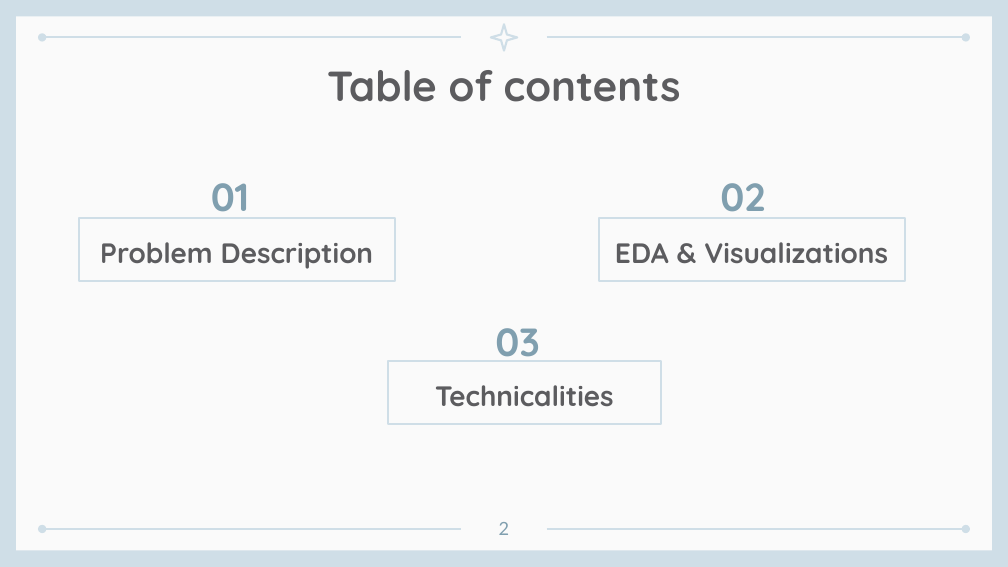
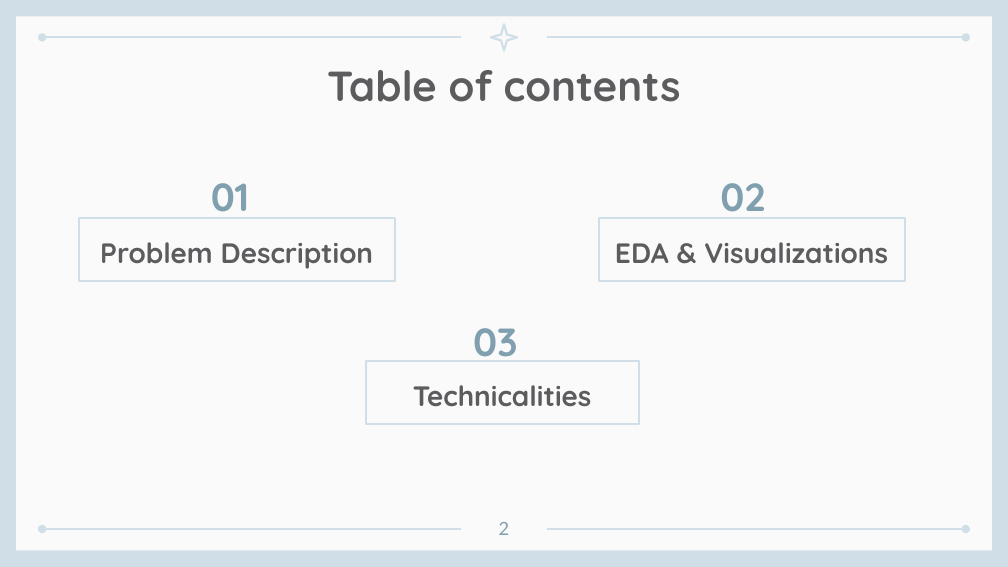
Before and after one commit to AliHashish/FIFA_Players_Analysis, a slide deck: slide 2 of Docs/Team10.pptx. Drawn at 1008x567 pixels with LibreOffice and Linux fonts; fonts in the diff are those of the drawing. Boxes give left, top, right and bottom in pixels: in the first picture for what was removed or moved away, otherwise in the second. Text is boxed around its words. In the diff, an @@ line names an element or a change of style, - is before the commit and + after.

```diff
--- a/Docs/Team10.pptx
+++ b/Docs/Team10.pptx
@@ title "03": place and size @@
-title "03" at box(495, 328, 539, 362)
+title "03" at box(473, 328, 517, 362)
@@ subtitle "Technicalities": place and size @@
-subtitle "Technicalities" at box(388, 361, 661, 424)
+subtitle "Technicalities" at box(366, 361, 639, 424)
```
Also in this commit, not shown: 2 other slides changed.
